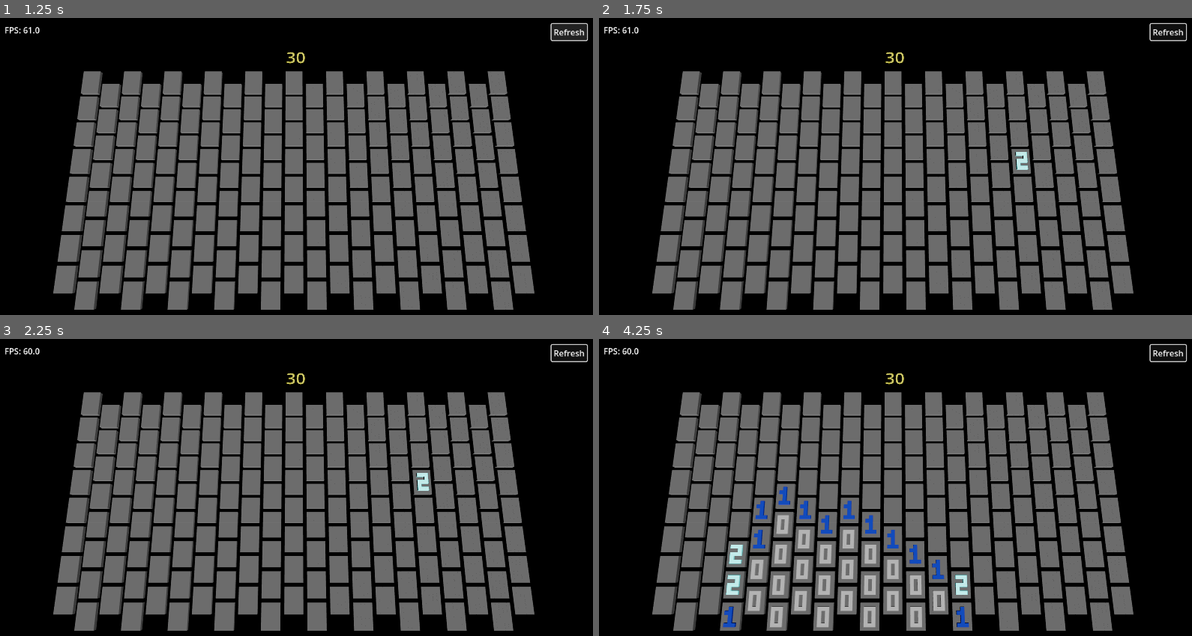
Above: before the commit, frames 1-4 (two rows, left to right).
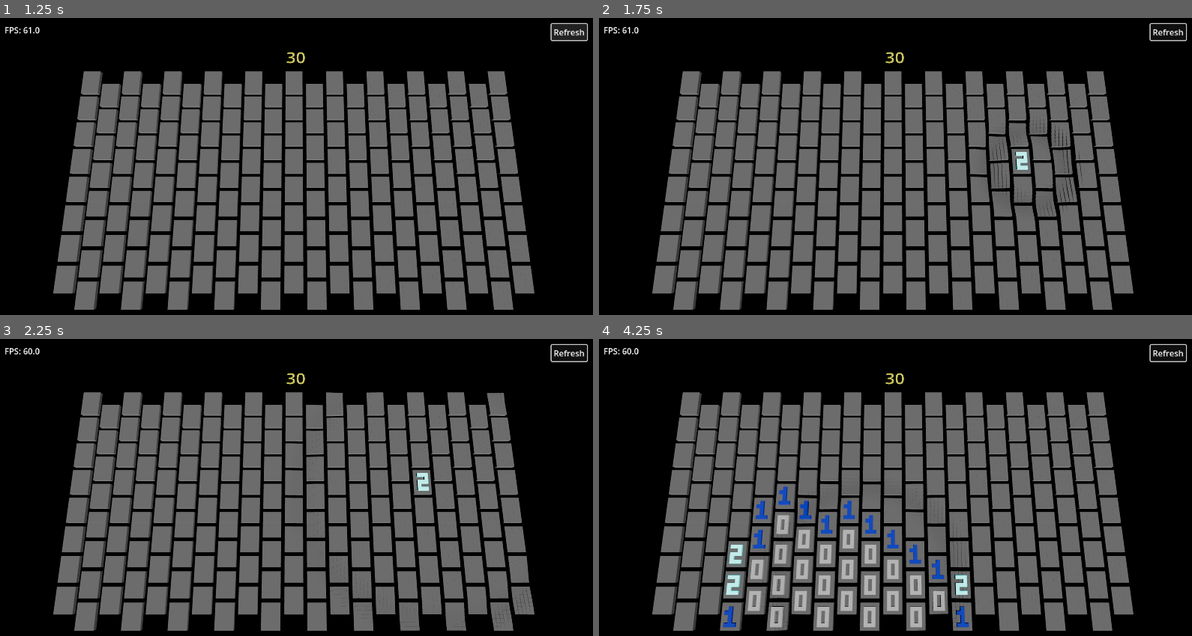
Above: after the commit, the same moments.

Repository: wangbinyq/prototypes
Game: Godot game, scene res://minecomb/mine.tscn
The game is run twice, just before and just after one commit, with the same random seed, the same clock (stepped at 60 frames per second) and the same inputs.
Inputs (mouse positions are in pixels of both pictures, inside the frame that each line leads up to):
- Up to frame 1 (1.25 s): click "Refresh" at 0.5 s
- Up to frame 2 (1.75 s): tap Enter at 1.25 s; move the mouse to (1025, 166) at 1.27 s; hold Right (ui_right) from 1.28 s (still down); click (1025, 166) at 1.42 s
- Up to frame 3 (2.25 s): move the mouse to (177, 520) at 2.02 s; release Right (ui_right) at 2.03 s; hold Left (ui_left) from 2.03 s (still down); click (177, 520) at 2.17 s
- Up to frame 4 (4.25 s): tap Space at 2.75 s; move the mouse to (954, 431) at 2.77 s; release Left (ui_left) at 2.78 s; hold Right (ui_right) from 2.78 s (still down); click (954, 431) at 2.92 s; tap Enter at 3.5 s; move the mouse to (865, 570) at 3.52 s; click (865, 570) at 3.67 s

Frame 1 is identical in both runs. In frame 2, 0.8% of the frame differs, in the area x 62-82%, y 32-69%; in frame 3, 0.3%; in frame 4, 0.5%.

Commit message:
feat(minecomb): add ripple effect visualization and update game logic
- Introduce ripple effect on cell interaction in grid visualization
- Implement ripple accumulation and animation using _process(delta)
- Modify block positioning and coloring based on ripple influence
- Refactor do_mark_action and do_reveal_action to remove return values
- Limit ripple instances to prevent performance degradation

Diff:
--- a/minecomb/grid_visualization.gd
+++ b/minecomb/grid_visualization.gd
@@ -55,11 +55,13 @@
 var grid: Grid
 var columns: int
 var rows: int
+var ripples: Array[Vector3]
 
 func _init(g: Grid, material: Material, mesh: Mesh):
 	grid = g
 	columns = grid.columns
 	rows = grid.rows
+	ripples = []
 	multimesh = MultiMesh.new()
 	multimesh.use_colors = true
 	multimesh.transform_format = MultiMesh.TRANSFORM_3D
@@ -103,10 +105,34 @@
 		for bi in range(BLOCKS_PER_CELL):
 			var altered = bitmap & (1 << bi) != 0
 			var pos = cell_pos + get_block_position(bi)
-			pos.y = 0.5 if altered else 0.0
+			var r := accumulate_ripples(pos)
+			pos.y = 0.5 if altered else 0.0 - 0.5 * r
 			t.origin = pos
 			multimesh.set_instance_transform(block_offset + bi, t)
-			multimesh.set_instance_color(block_offset + bi, Color.WHITE * (coloration if altered else 0.5))
+			multimesh.set_instance_color(block_offset + bi, Color.WHITE * (coloration if altered else 0.5) * (1 - 0.05 * r))
+
+func _process(delta: float) -> void:
+	var to_erase = []
+	for i in ripples.size():
+		var ripple = ripples[i]
+		if ripple.z < 1.0:
+			ripple.z = minf(ripple.z + delta, 1)
+			ripples[i] = ripple
+		else:
+			to_erase.append(ripple)
+	for ripple in to_erase:
+		ripples.erase(ripple)
+
+	if not ripples.is_empty():
+		update()
+
+func accumulate_ripples(pos: Vector3) -> float:
+	var sum := 0.0
+	for ripple in ripples:
+		var d := 50.0 * ripple.z - (Vector2(pos.x, pos.z) - Vector2(ripple.x, ripple.y)).length()
+		if d > 0 && d < 10:
+			sum += (1.0 - cos(d * 2 * PI / 10)) * (1 - ripple.z * ripple.z)
+	return sum
 
 func try_get_hit_cell_index(origin: Vector3, direction: Vector3) -> int:
 	var p = origin - direction * (origin.y / direction.y)
@@ -122,5 +148,7 @@
 
 	var cell_index = grid.try_get_cell_index(r, c)
 	if cell_index > -1 && x - c > 1.0 / (BLOCK_COLUMNS_PER_CELL + 1) && z - r > 1.0 / (BLOCK_ROWS_PER_CELL + 1):
+		if ripples.size() < 10:
+			ripples.append(Vector3(p.x, p.z, 0))
 		return cell_index
 	return -1
--- a/minecomb/mine.gd
+++ b/minecomb/mine.gd
@@ -67,12 +67,10 @@
 		else:
 			return
 
-		grid_visualization.update()
-
-func do_mark_action(cell_index: int) -> bool:
+func do_mark_action(cell_index: int):
 	var state = grid[str(cell_index)]
 	if CellState.is_(state, CellState.REVEALED):
-		return false
+		return
 	if CellState.is_not(state, CellState.MARKED):
 		grid[str(cell_index)] = CellState.with(state, CellState.MARKED_SURE)
 		marked_sure_count += 1
@@ -86,12 +84,12 @@
 		grid[str(cell_index)] = CellState.without(state, CellState.MARKED_UNSURE)
 
 	mines_text.text = str(mines - marked_sure_count)
-	return true
+	return
 
-func do_reveal_action(cell_index: int) -> bool:
+func do_reveal_action(cell_index: int):
 	var state = grid[str(cell_index)]
 	if CellState.is_(state, CellState.MARKED_OR_REVEALED):
-		return false
+		return
 	grid.reveal(cell_index)
 	if CellState.is_(state, CellState.MINE):
 		is_game_over = true
@@ -100,4 +98,3 @@
 	elif grid.hidden_cell_count == mines:
 		is_game_over = true
 		mines_text.text = "Success"
-	return true
